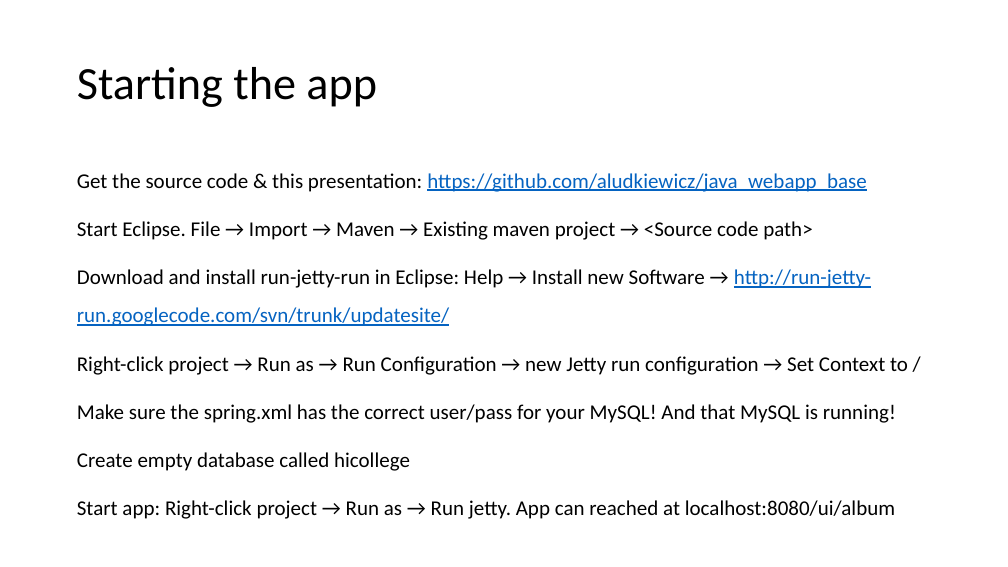
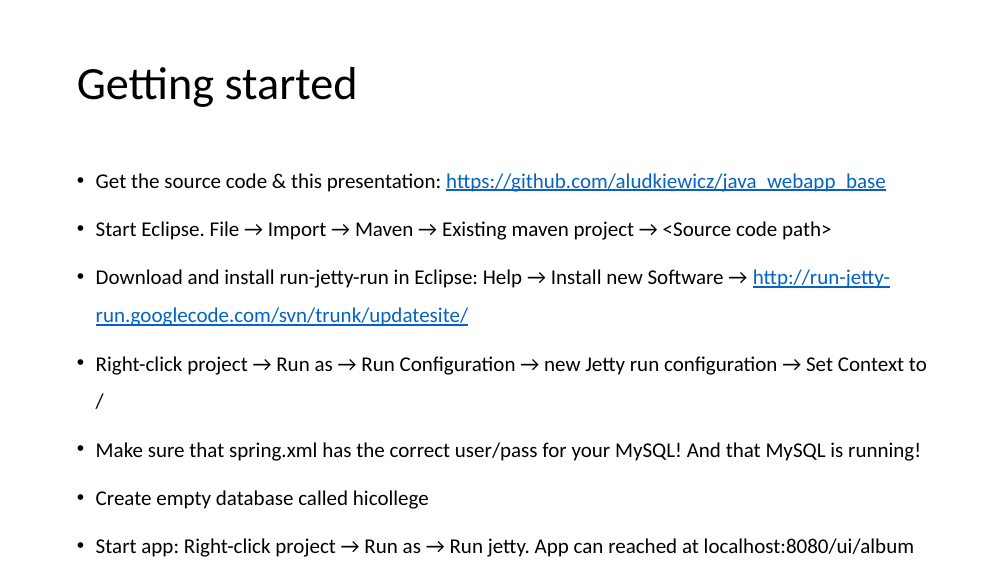
Before and after one commit to aludkiewicz/java_webapp, a slide deck: slide 27 of Webapp_java.pptx. Drawn at 1008x567 pixels with LibreOffice and Linux fonts; fonts in the diff are those of the drawing. Boxes give left, top, right and bottom in pixels: in the first picture for what was removed or moved away, otherwise in the second. Text is boxed around its words. In the diff, an @@ line names an element or a change of style, - is before the commit and + after.

```diff
--- a/Webapp_java.pptx
+++ b/Webapp_java.pptx
@@ title at (77,67,358,107): text changed @@
-Starting the app
+Getting started
@@ text at (96,173,927,557): bullet none to • @@
@@ text at (96,442,921,461): text changed @@
-Make sure the spring.xml has the correct user/pass for your MySQL! And that MySQL is running!
+• Make sure that spring.xml has the correct user/pass for your MySQL! And that MySQL is running!
```
Also in this commit, not shown: 4 other slides changed.
